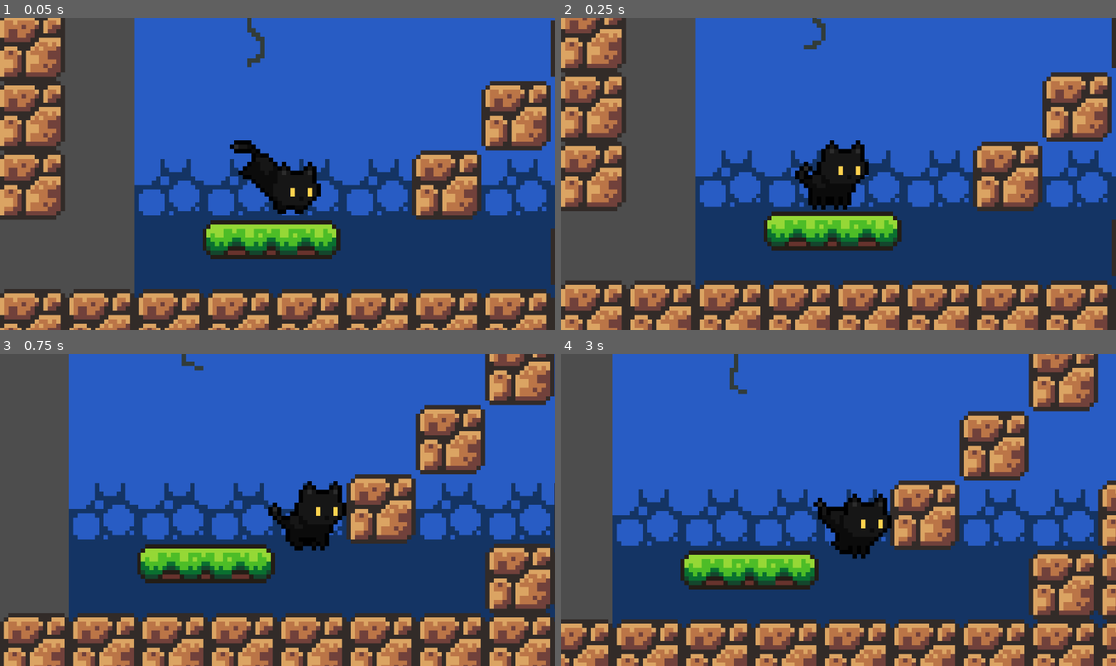
Above: before the commit, frames 1-4 (two rows, left to right).
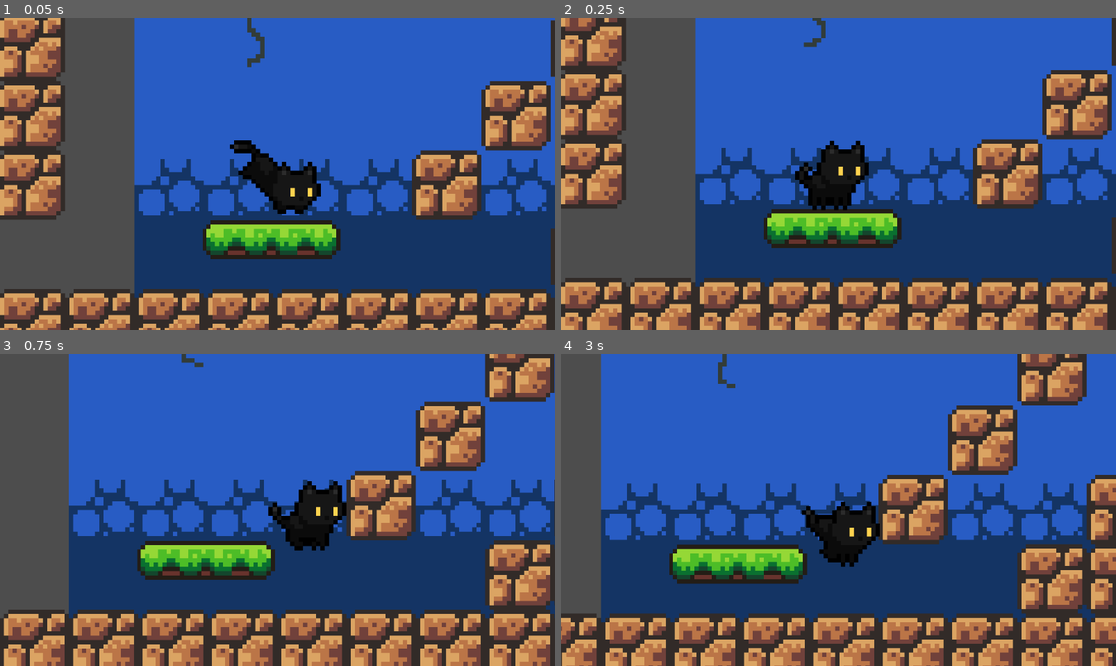
Above: after the commit, the same moments.

Repository: madgustoo/catja
Game: Godot game, scene res://main.tscn
The game is run twice, just before and just after one commit, with the same random seed, the same clock (stepped at 60 frames per second) and the same inputs.
Inputs:
- Up to frame 1 (0.05 s): no input
- Up to frame 2 (0.25 s): no input
- Up to frame 3 (0.75 s): hold Right (move_right) from 0.53 s (still down)
- Up to frame 4 (3 s): tap Space (jump) at 0.77, 1.52 s; release Right (move_right) at 2.03 s; hold Left (move_left) 2.03-2.78 s; hold Right (move_right) from 2.78 s (still down)

Frame 1 is identical in both runs. In frame 2, 12% of the frame differs, in the area x 0-100%, y 0-100%; in frame 3, 16%; in frame 4, 37%.

Commit message:
Small comment changes

Diff:
--- a/platform.tscn
+++ b/platform.tscn
@@ -3,7 +3,7 @@
 [ext_resource type="Texture2D" uid="uid://c46sc674arw6t" path="res://assets/sprites/platforms.png" id="1_mi635"]
 
 [sub_resource type="RectangleShape2D" id="RectangleShape2D_mi635"]
-size = Vector2(31, 9.5)
+size = Vector2(31, 8.75)
 
 [node name="Platform" type="AnimatableBody2D"]
 collision_layer = 4
@@ -15,5 +15,5 @@
 region_rect = Rect2(16.1852, 0, 32.4938, 9.79012)
 
 [node name="CollisionShape2D" type="CollisionShape2D" parent="."]
-position = Vector2(-0.5, -1)
+position = Vector2(-0.5, -0.625)
 shape = SubResource("RectangleShape2D_mi635")
--- a/player.tscn
+++ b/player.tscn
@@ -490,9 +490,8 @@
 texture_filter = 1
 position = Vector2(0, -13)
 sprite_frames = SubResource("SpriteFrames_7ahtn")
-animation = &"land"
+animation = &"wall_slide"
 autoplay = "idle"
-frame_progress = 1.0
 
 [node name="RayCast2D" type="RayCast2D" parent="."]
 target_position = Vector2(0, 14)
--- a/scripts/player.gd
+++ b/scripts/player.gd
@@ -190,8 +190,8 @@
 			if is_on_floor():
 				state = State.NORMAL
 		State.LANDED:
+			# Changes back to normal state in _on_animated_sprite_2d_animation_finished
 			animated_stripe.play("land")
-			print("landed")
 
 	var was_on_floor = is_on_floor()
 
@@ -212,5 +212,4 @@
 
 func _on_animated_sprite_2d_animation_finished() -> void:
 	if animated_stripe.animation == "land":
-		print("Finished landed animation")
 		state = State.NORMAL
